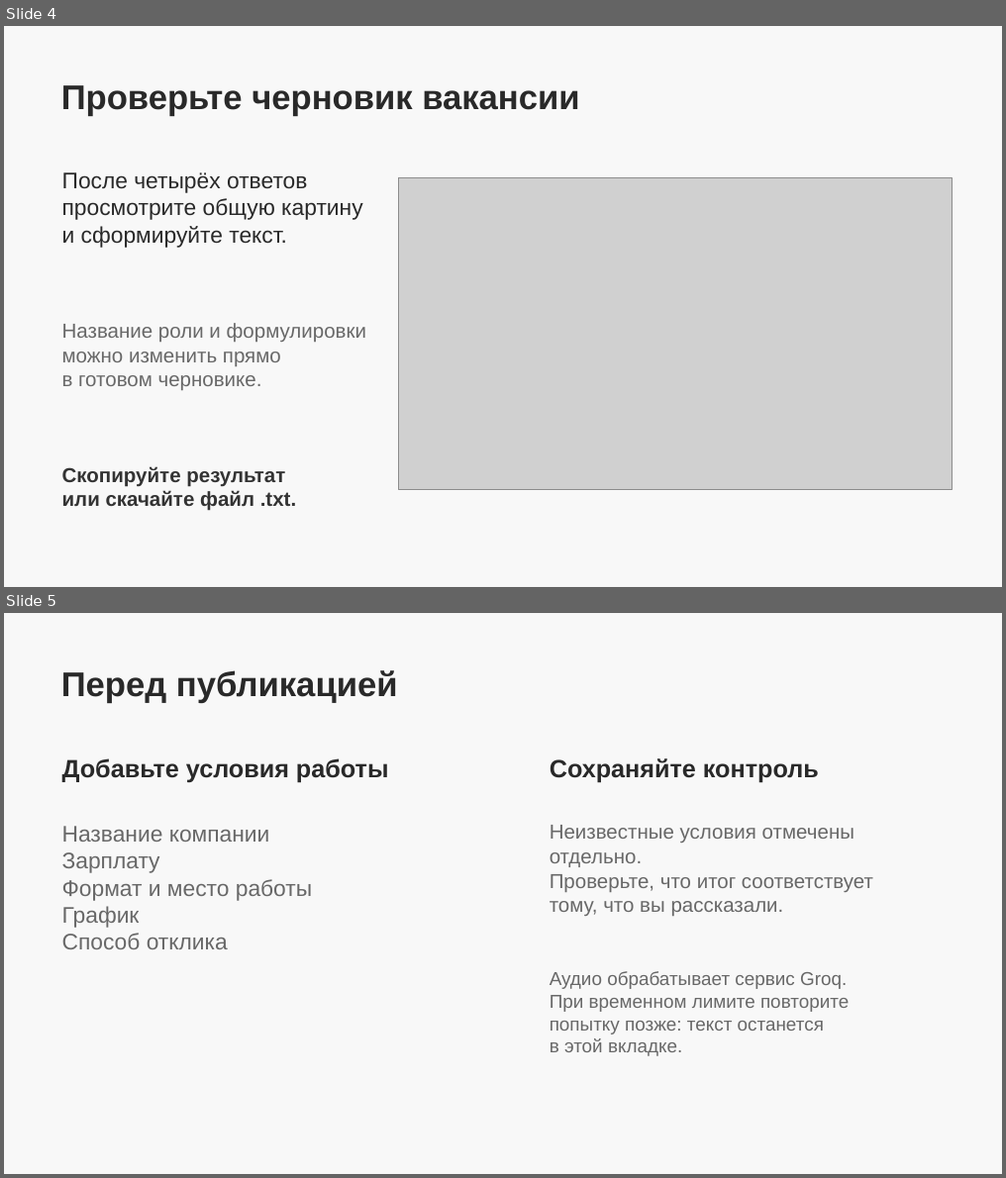
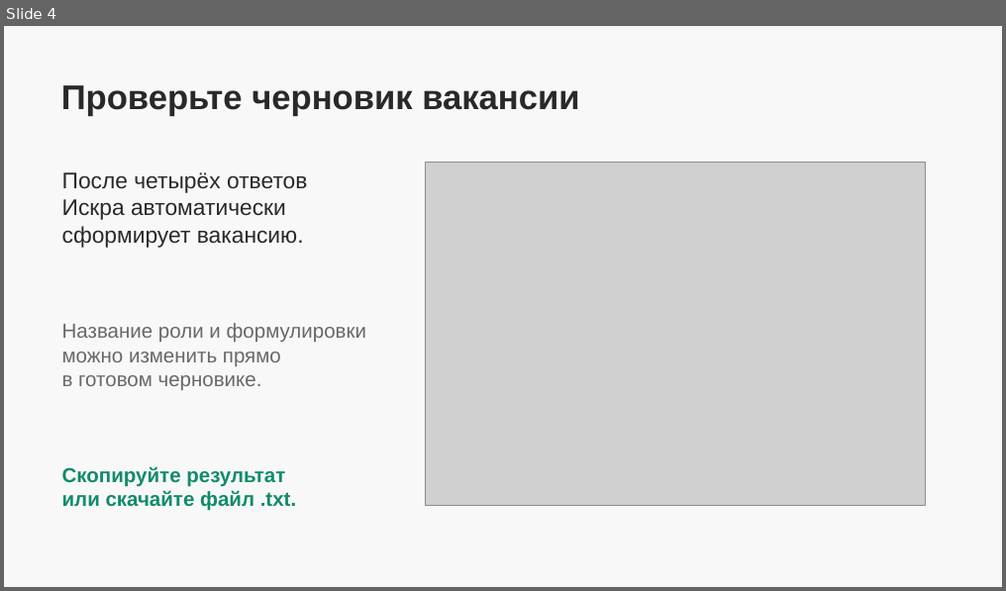
Before and after one commit to deidarkt/vacancy-voice, a slide deck: user-guide.pptx. Shown one above the other, each under a label of ours: slides 4 and 5 before the commit, slide 4 after it. The pictures are 1006x1178 and 1006x591 pixels, drawn with LibreOffice and Linux fonts; fonts in the diff are those of the drawing; grey boxes stand for pictures. Boxes give left, top, right and bottom in pixels: in the first picture for what was removed or moved away, otherwise in the second. Text is boxed around its words. In the diff, an @@ line names an element or a change of style, - is before the commit and + after.

Commit message:
Обновить кабинет Искры и автоматический голосовой сценарий
Перенесены макеты автора: русскоязычный кабинет, запись по нажатию на круг, скрытое редактирование, переходы по шагам, цветные состояния и анимация результата. После остановки — автоматическая проверка, после четырёх ответов — генерация. Убран список отсутствующих условий. Обновлены спецификация, проверки и пользовательская инструкция.

```diff
--- a/user-guide.pptx
+++ b/user-guide.pptx
@@ slide 5 removed at (4, 613, 1002, 1174), background #F8F8F8 @@
@@ text removed at (61, 670, 398, 703) @@
-Перед публикацией
@@ text removed at (62, 759, 389, 783) @@
-Добавьте условия работы
@@ text removed at (549, 759, 819, 783) @@
-Сохраняйте контроль
@@ text removed at (62, 826, 312, 950) @@
-Название компании
-Зарплату
-Формат и место работы
-График
-Способ отклика
@@ text removed at (549, 825, 873, 916) @@
-Неизвестные условия отмечены отдельно.
-Проверьте, что итог соответствует
-тому, что вы рассказали.
@@ text removed at (549, 971, 848, 1057) @@
-Аудио обрабатывает сервис Groq.
-При временном лимите повторите
-попытку позже: текст останется
-в этой вкладке.
@@ slide 4 changed as well @@
@@ picture: place and size @@
-picture at (399, 178, 952, 489)
+picture at (426, 163, 925, 505)
@@ text at (62, 199, 304, 247): text changed @@
-просмотрите общую картину
-и сформируйте текст.
+Искра автоматически
+сформирует вакансию.
@@ text "Скопируйте результат" at (62, 467, 296, 511): text colour #333333 to #118B6B @@
```
Also in this commit, not shown: 2 other slides changed, 1 slide added, 8 other files.
